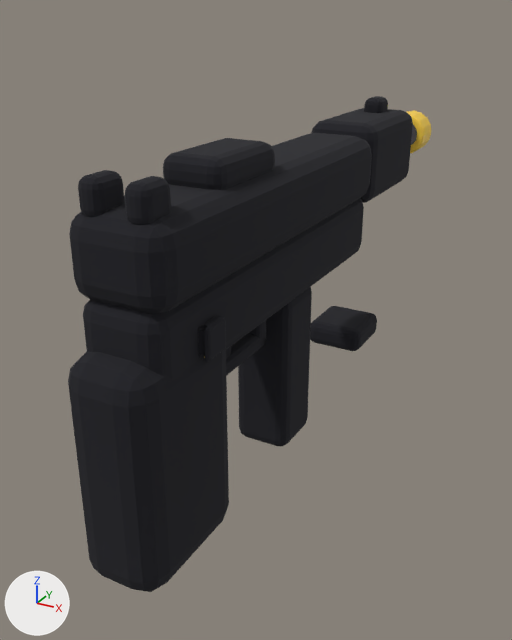
Two versions of the glTF model weapons/smg.glb, one commit apart.
Camera for both pictures: a camera (50 mm lens) standing at (0.185, -0.242, 0.186) and looking at (-0.029, 0.145, -0.008). The axes (+X, +Y, +Z) are drawn at lower left. The lights are the same throughout. The first picture is the older version. Where no turn or scale is listed for an object, it has been applied to the vertices. Vertices at exactly the same position are counted once.

Before the edit, the objects in view are built like this:
```python
ob_frontsight = bpy.data.objects.new('FrontSight', me_frontsight)
ob_frontsight.location = (0.0, 0.0, 0.0)
ob_grip = bpy.data.objects.new('Grip', me_grip)
ob_grip.location = (0.0, 0.0, 0.0)
ob_magazine = bpy.data.objects.new('Magazine', me_magazine)
ob_magazine.location = (0.0, 0.1175, 0.032)
ob_magbase = bpy.data.objects.new('MagBase', me_magbase)
ob_magbase.location = (0.0, 0.1175, 0.032)
ob_rearsightl = bpy.data.objects.new('RearSightL', me_rearsightl)
ob_rearsightl.location = (0.0, 0.0, 0.0)
ob_rearsightr = bpy.data.objects.new('RearSightR', me_rearsightr)
ob_rearsightr.location = (0.0, 0.0, 0.0)
ob_slide = bpy.data.objects.new('Slide', me_slide)
ob_slide.location = (0.0, 0.0, 0.0)
# also in view: 'RivetR' at (0.024, 0.007, 0.047); 'GuardBottom' at (0.0, 0.049, 0.01); 'Frame' at (0.0, 0.09, 0.05); 'Receiver' at (0.0, 0.09, 0.089); 'Shroud' at (0.0, 0.255, 0.089)
```
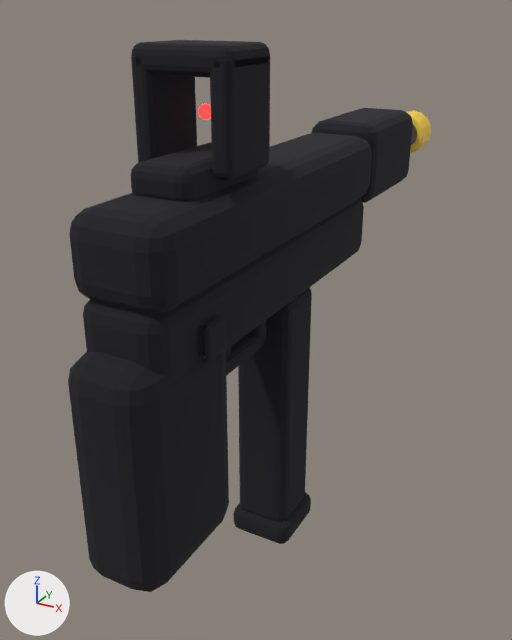
Commit message: art(weapons): give the SMG its own look

Diff of the bpy script that builds the scene:
```diff
--- a/weapons/smg.glb.py
+++ b/weapons/smg.glb.py
@@ me_magazine @@
-me_magazine.from_pydata(...)  # 192 vertices, 376 faces; spans x -0.0182..0.0182, y -0.0197..0.0197, z -0.1042..0.0002
+me_magazine.from_pydata(...)  # 192 vertices, 376 faces; spans x -0.0182..0.0182, y -0.0197..0.0197, z -0.1654..-0.001
+# me_magazine part 1: all 96 vertices in x -0.0182..0.0182, y -0.0197..0.0197, z -0.1042..-0.097 are moved by (0.0, 0.0, -0.0612)
+# other edits to the shape of me_magazine do not show in these pictures
 me_magazine.materials.append(mat_frame)
@@ me_slide @@
-me_slide.from_pydata(...)  # 192 vertices, 376 faces; spans x -0.0172..0.0172, y 0.0278..0.0872, z 0.1058..0.1242
+me_slide.from_pydata(...)  # 192 vertices, 376 faces; spans x -0.0112..0.0112, y -0.0137..0.0137, z -0.0092..0.0092
+# me_slide part 2: 192 of 192 vertices moved; they spanned x -0.0172..0.0172, y 0.0278..0.0872, z 0.1058..0.1242 and now span x -0.0112..0.0112, y -0.0137..0.0137, z -0.0092..0.0092; mean shift (0.0, -0.0575, -0.115)
 me_slide.materials.append(mat_accent)
@@ ob_frontsight @@
-ob_frontsight = bpy.data.objects.new('FrontSight', me_frontsight)
@@ ob_magbase @@
 ob_magbase = bpy.data.objects.new('MagBase', me_magbase)
-ob_magbase.location = (0.0, 0.1175, 0.032)
+ob_magbase.location = (0.0, 0.0, -0.0624)
@@ ob_rearsightl @@
-ob_rearsightl = bpy.data.objects.new('RearSightL', me_rearsightl)
@@ ob_rearsightr @@
-ob_rearsightr = bpy.data.objects.new('RearSightR', me_rearsightr)
@@ ob_slide @@
 ob_slide = bpy.data.objects.new('Slide', me_slide)
-ob_slide.location = (0.0, 0.0, 0.0)
+ob_slide.location = (-0.035, 0.1065, 0.091)
@@ ob_sightmount @@
+ob_sightmount = bpy.data.objects.new('SightMount', me_sightmount)  # 192 vertices, 376 faces; spans x -0.0162..0.0162, y -0.0347..0.0347, z -0.0092..0.0092; in mat_frame (dark blue #2b3047), mat_ink (black #191921)
+ob_sightmount.location = (0.0, 0.0375, 0.115)
@@ ob_hoodtop @@
+ob_hoodtop = bpy.data.objects.new('HoodTop', me_hoodtop)  # 192 vertices, 376 faces; spans x -0.0262..0.0262, y -0.0197..0.0197, z -0.0067..0.0067; in mat_body (purple #7c3cad), mat_ink (black #191921)
+ob_hoodtop.location = (0.0, 0.0425, 0.1655)
@@ ob_hoodr @@
+ob_hoodr = bpy.data.objects.new('HoodR', me_hoodr)  # 192 vertices, 376 faces; spans x -0.0057..0.0057, y -0.0197..0.0197, z -0.0272..0.0272; in mat_body (purple #7c3cad), mat_ink (black #191921)
+ob_hoodr.location = (0.0205, 0.0425, 0.143)
@@ ob_hoodl @@
+ob_hoodl = bpy.data.objects.new('HoodL', me_hoodr.copy())
+ob_hoodl.location = (-0.0205, 0.0425, 0.143)
@@ ob_dot @@
+ob_dot = bpy.data.objects.new('Dot', me_sphere)  # a UV sphere (12 segments, 8 rings, poles along z) spanning x -0.0035..0.0035, y -0.0035..0.0035, z -0.0035..0.0035; in mat_dot (red #ff2727, glowing red #ff2727)
+ob_dot.location = (0.0, 0.045, 0.142)
```

What differs and where, as boxes (x1, y1, x2, y2) in the pictures (512 x 640 px; the box of a moved part takes in the faces that stretch with it):
'Magazine', reshaped (48% taller)
    before: (238, 287, 312, 446)
    after: (238, 287, 312, 522)
'HoodR', added
    after: (210, 55, 270, 180)
'HoodL', added
    after: (131, 55, 197, 163)
'Slide', reshaped, moved (not visible afterwards)
    before: (163, 138, 275, 190)
'SightMount', added
    after: (131, 142, 260, 202)
'MagBase', moved
    before: (310, 306, 377, 351)
    after: (233, 492, 311, 544)
'HoodTop', added
    after: (132, 40, 270, 78)
'RearSightR', deleted
    before: (125, 176, 171, 225)
'RearSightL', deleted
    before: (78, 170, 124, 217)
'FrontSight', deleted
    before: (364, 96, 388, 113)
'Dot', added
    after: (198, 104, 211, 119)
part 1 of me_magazine, moved or reshaped
    before: (239, 422, 306, 446)
    after: (240, 496, 304, 522)
